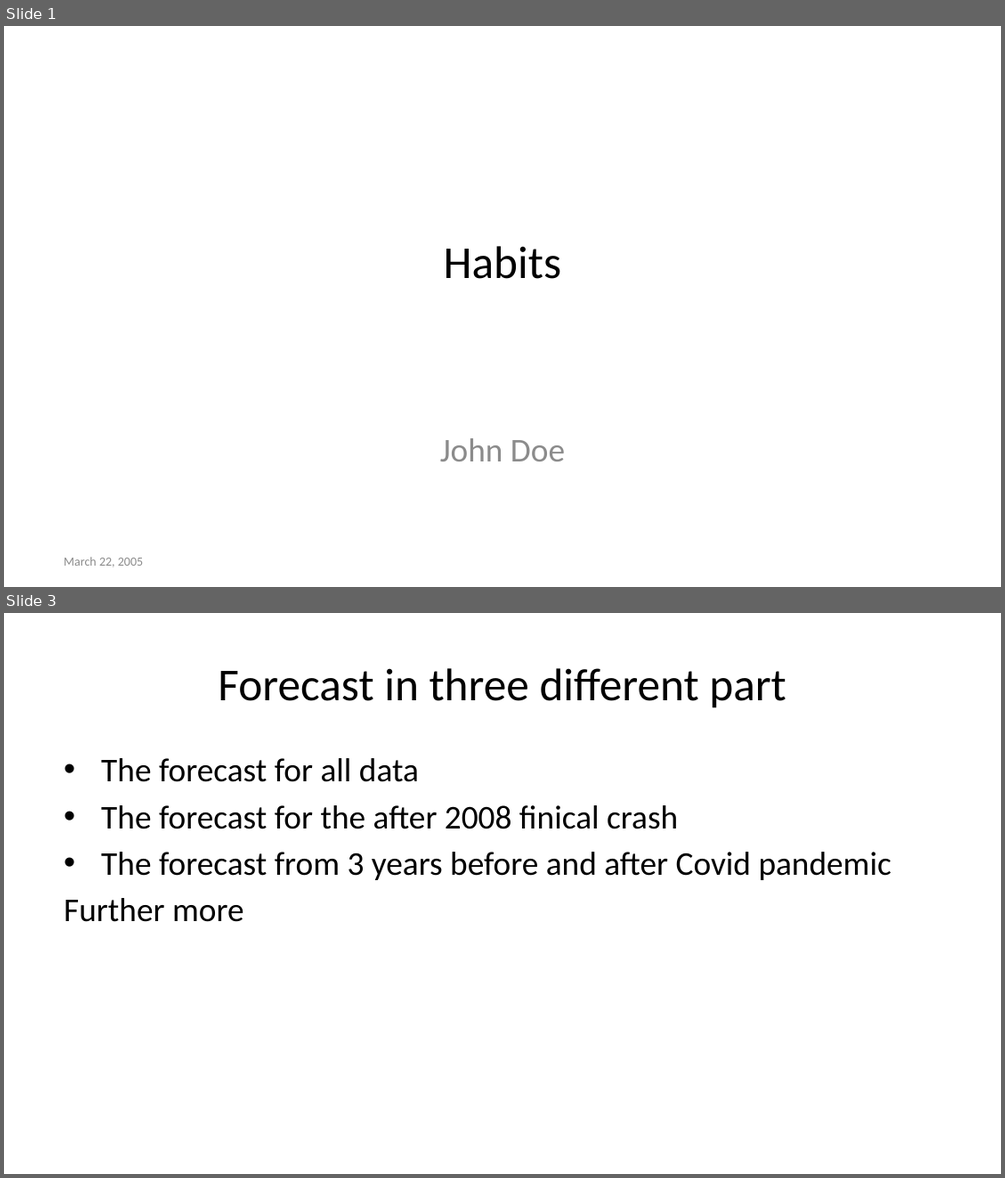
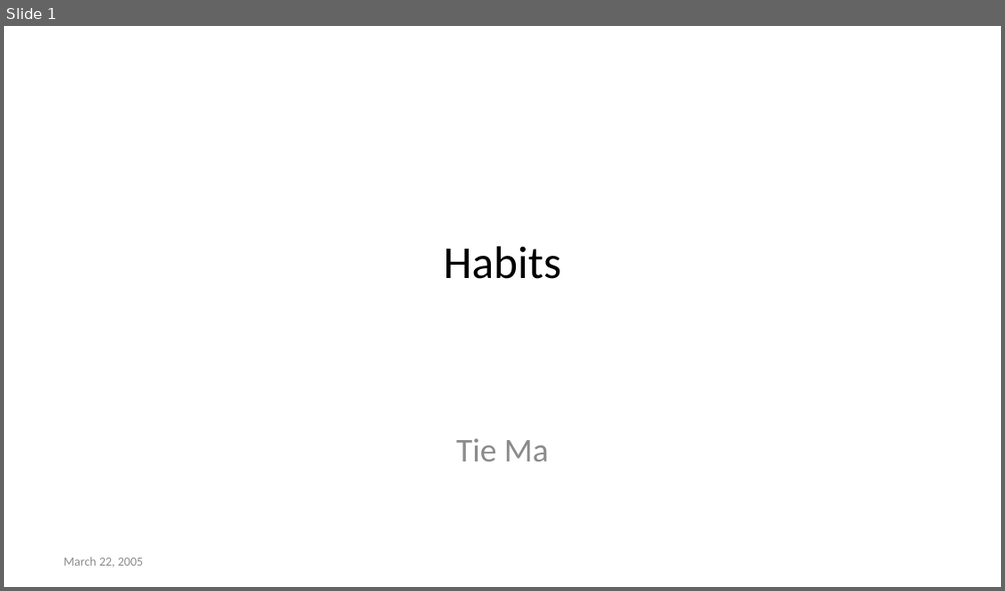
Before and after one commit to Allisterh/VAR_conditional_forecast-ECON-493-forcasting-economy, a slide deck: The research project/The_power_point.pptx. Shown one above the other, each under a label of ours: slides 1 and 3 before the commit, slide 1 after it; the slides between them are not shown. The pictures are 1005x1178 and 1005x591 pixels, drawn with LibreOffice and Linux fonts; fonts in the diff are those of the drawing. Boxes give left, top, right and bottom in pixels: in the first picture for what was removed or moved away, otherwise in the second. Text is boxed around its words. In the diff, an @@ line names an element or a change of style, - is before the commit and + after.

```diff
--- a/The research project/The_power_point.pptx
+++ b/The research project/The_power_point.pptx
@@ slide 3 removed at (x1=4, y1=613, x2=1001, y2=1174), background #FFFFFF @@
@@ title removed at (x1=218, y1=668, x2=786, y2=708) @@
-Forecast in three different part
@@ text removed at (x1=64, y1=758, x2=891, y2=922) @@
-• The forecast for all data
-• The forecast for the after 2008 finical crash
-• The forecast from 3 years before and after Covid pandemic
-Further more
@@ slide 1 changed as well @@
@@ subtitle at (x1=456, y1=438, x2=549, y2=461): text changed @@
-John Doe
+Tie Ma
```
Also in this commit, not shown: 1 other slide changed, 12 slides added, 5 other slides removed, 7 other files.
